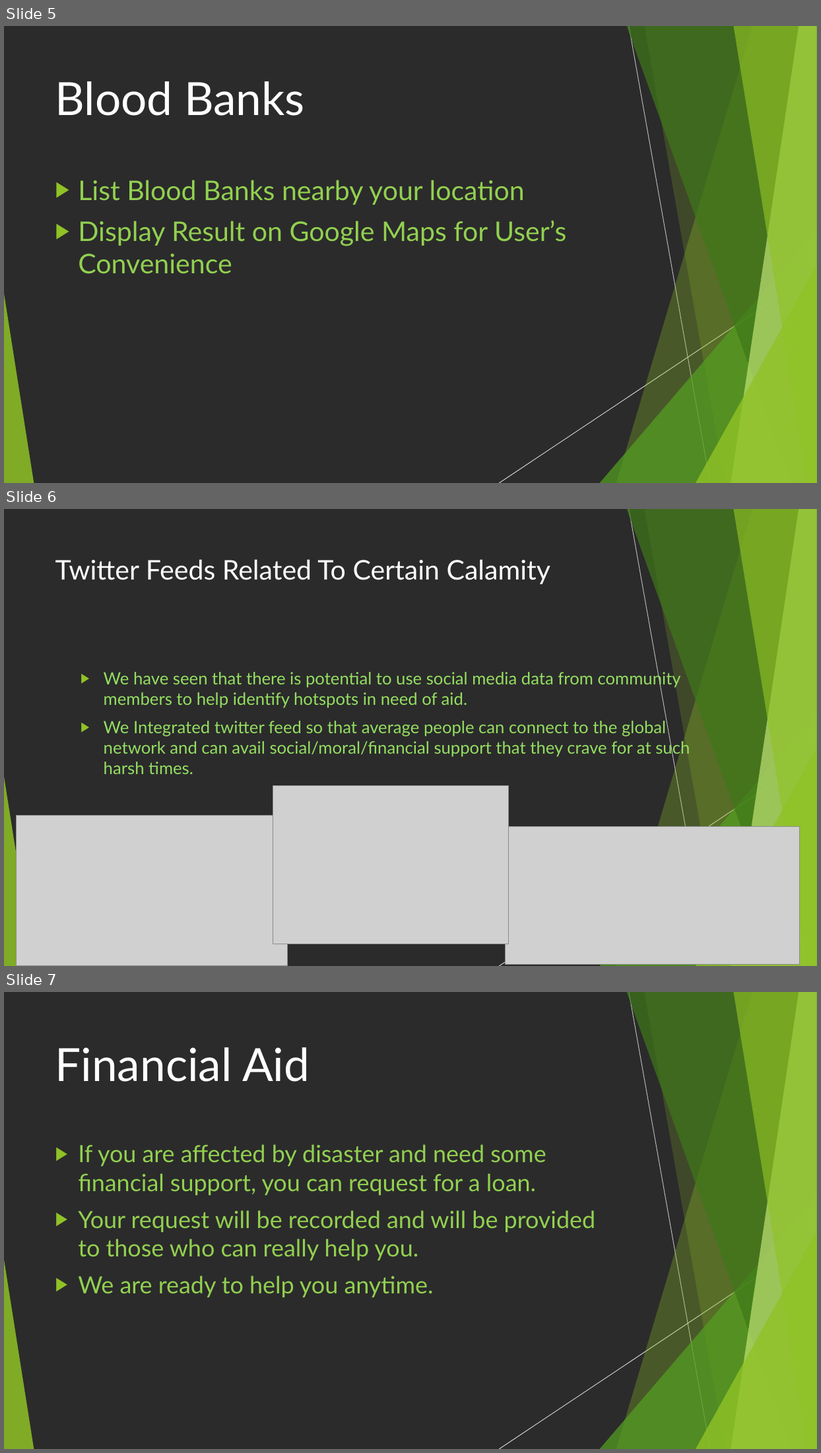
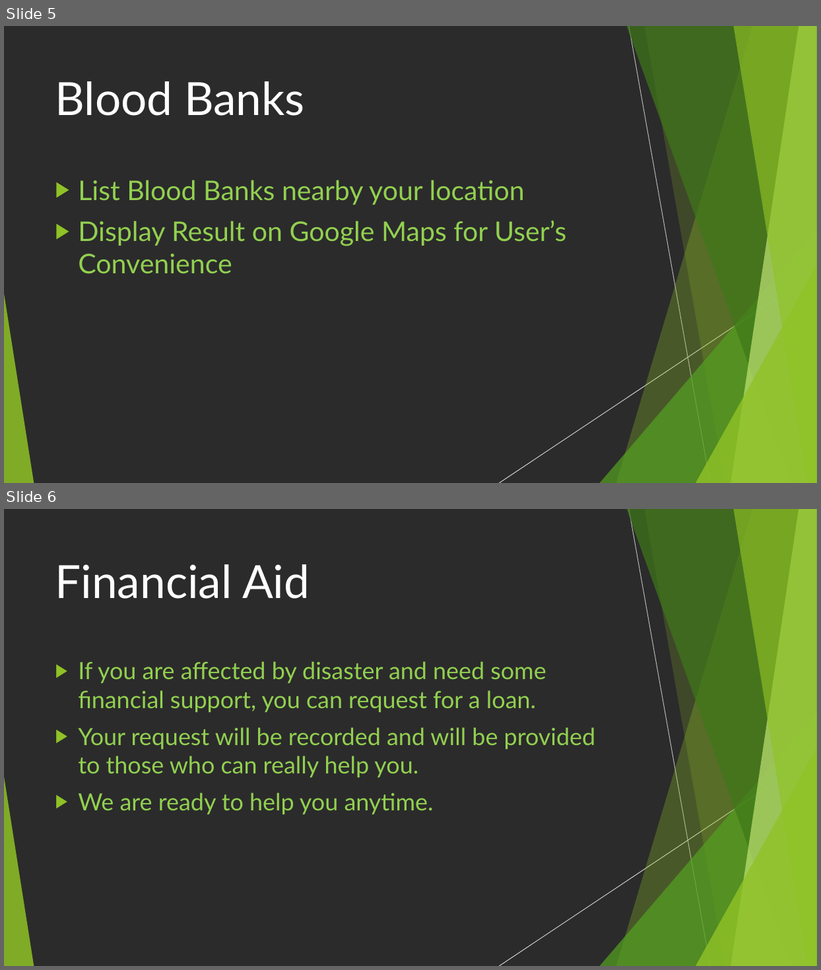
Before and after one commit to manthan29jamdagni/EmergencySOS, a slide deck: PROJECT ABSTRACT & PRESENTATION/Emergency Locator.pptx. Shown one above the other, each under a label of ours: slides 5, 6 and 7 before the commit, slides 5 and 6 after it. The pictures are 821x1453 and 821x970 pixels, drawn with LibreOffice and Linux fonts; fonts in the diff are those of the drawing; grey boxes stand for pictures; background and template pictures are left out; a plain dark background stands for a picture behind light text. Boxes give left, top, right and bottom in pixels: in the first picture for what was removed or moved away, otherwise in the second. Text is boxed around its words. In the diff, an @@ line names an element or a change of style, - is before the commit and + after.

```diff
--- a/PROJECT ABSTRACT & PRESENTATION/Emergency Locator.pptx
+++ b/PROJECT ABSTRACT & PRESENTATION/Emergency Locator.pptx
@@ slide 6 removed at bbox=[4, 509, 817, 966], background picture (left out); not listed: 10 template elements that a slide beside it also shows @@
@@ title removed at bbox=[55, 559, 550, 584] @@
-Twitter Feeds Related To Certain Calamity
@@ text removed at bbox=[104, 670, 690, 774] @@
-▶ We have seen that there is potential to use social media data from community members to help identify hotspots in need of aid.
-▶ We Integrated twitter feed so that average people can connect to the global network and can avail social/moral/financial support that they crave for at such harsh times.
@@ picture removed at bbox=[273, 786, 508, 945] @@
@@ picture removed at bbox=[16, 816, 287, 966] @@
@@ picture removed at bbox=[506, 827, 799, 965] @@
@@ what was slide 7 is now slide 6 @@
```
Also in this commit, not shown: 3 slides changed, 1 other file.
